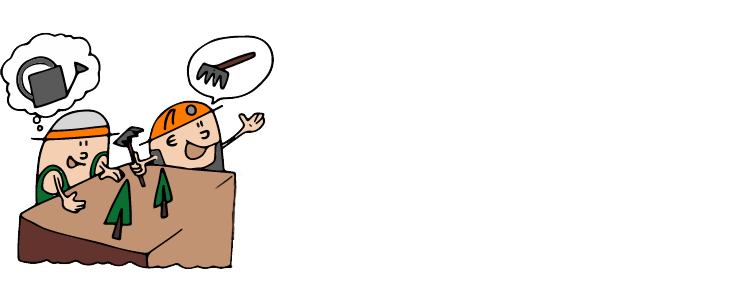
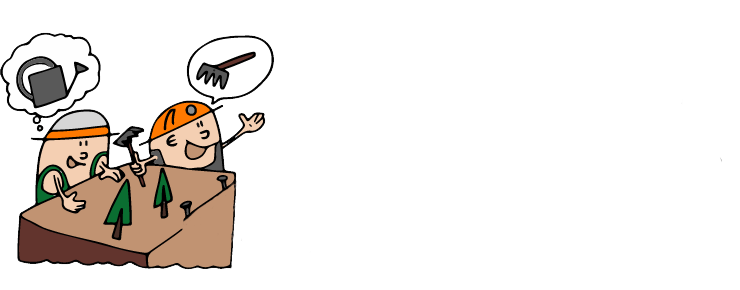
Revision of a layered w=740, h=290 image; what changed, layer by layer:
removed layer "Calque 1" over (x1=213, y1=169, x2=242, y2=196)
hid "Calque 0 copie 2", painted on it over (x1=179, y1=103, x2=722, y2=269)
added layer "Calque 0 copie 3" above "Calque 0 copie" over (x1=179, y1=103, x2=722, y2=269)
